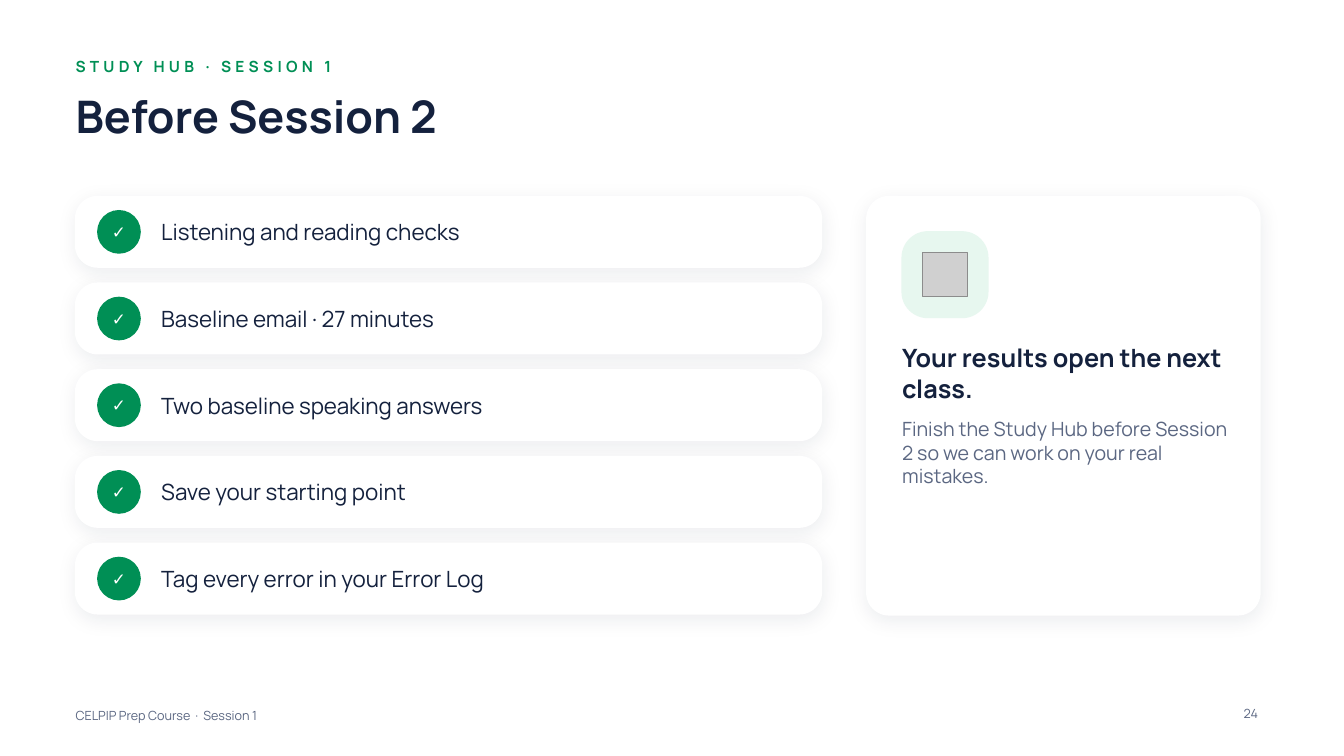
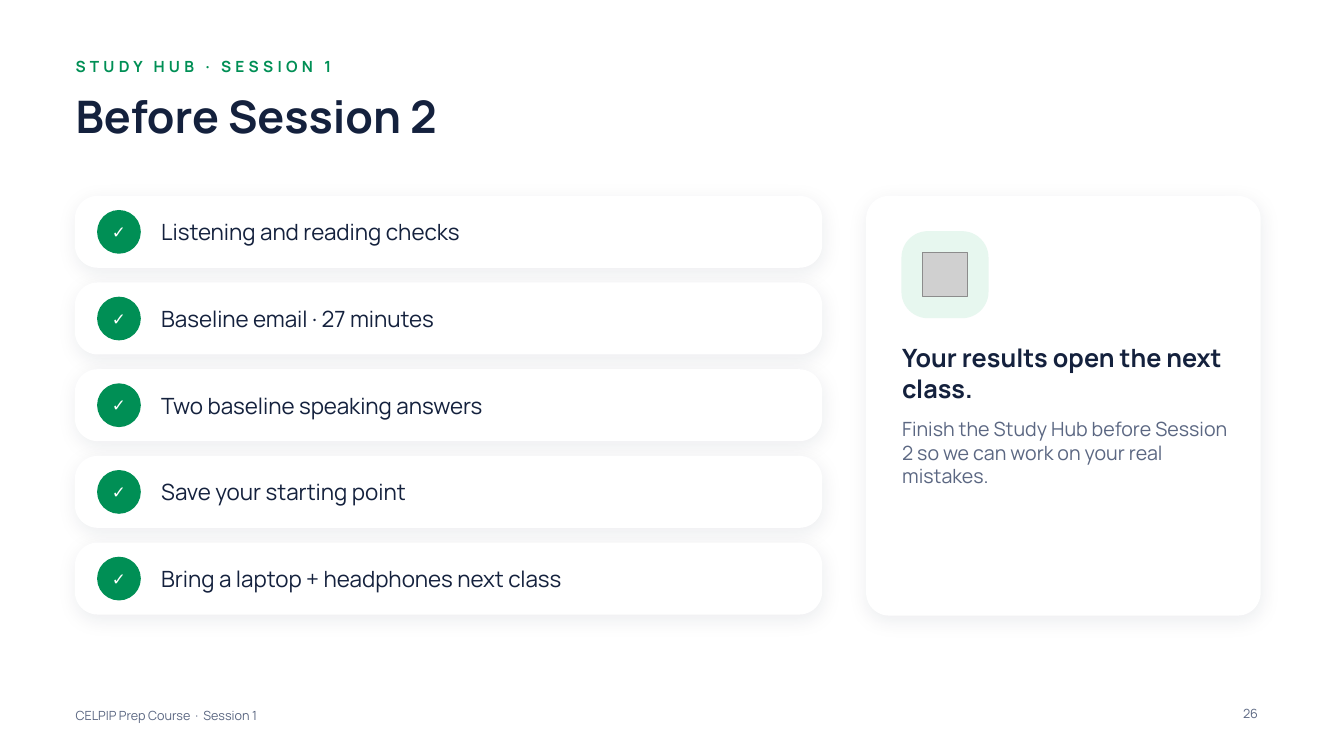
Before and after one commit to learnovateqa/The_English_Academy_CELPIP, a slide deck: slide 26 of decks/session-01.pptx (slide 24 before the commit). Drawn at 1344x756 pixels with LibreOffice and Linux fonts; fonts in the diff are those of the drawing; grey boxes stand for pictures; background and template pictures are left out. Boxes give left, top, right and bottom in pixels: in the first picture for what was removed or moved away, otherwise in the second. Text is boxed around its words. In the diff, an @@ line names an element or a change of style, - is before the commit and + after.

```diff
--- a/decks/session-01.pptx
+++ b/decks/session-01.pptx
@@ text at (x1=161, y1=570, x2=561, y2=593): text changed @@
-Tag every error in your Error Log
+Bring a laptop + headphones next class
@@ page number at (x1=1243, y1=708, x2=1258, y2=718): text changed @@
-24
+26
```
Also in this commit, not shown: 2 slides added, 2 other files.
